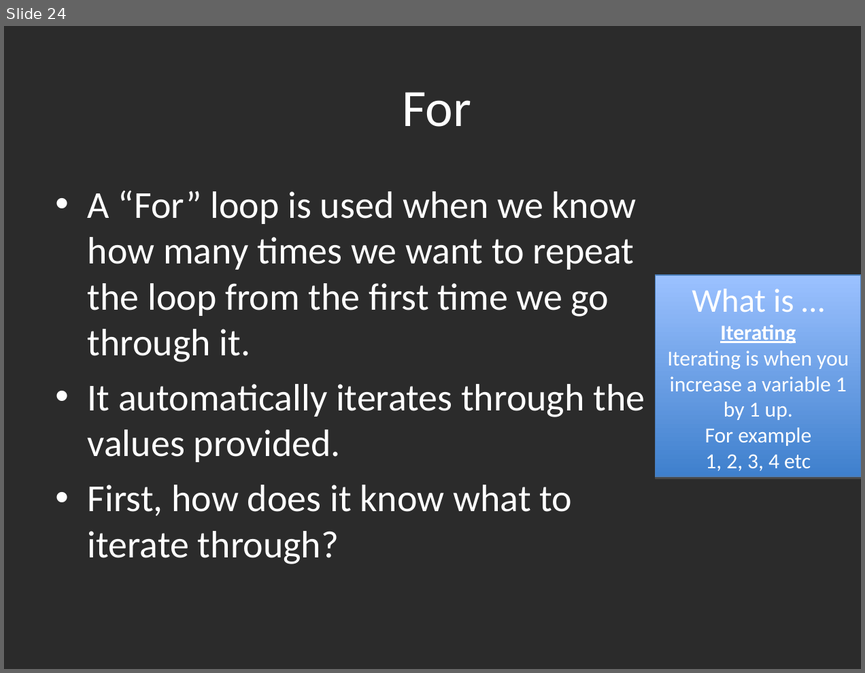
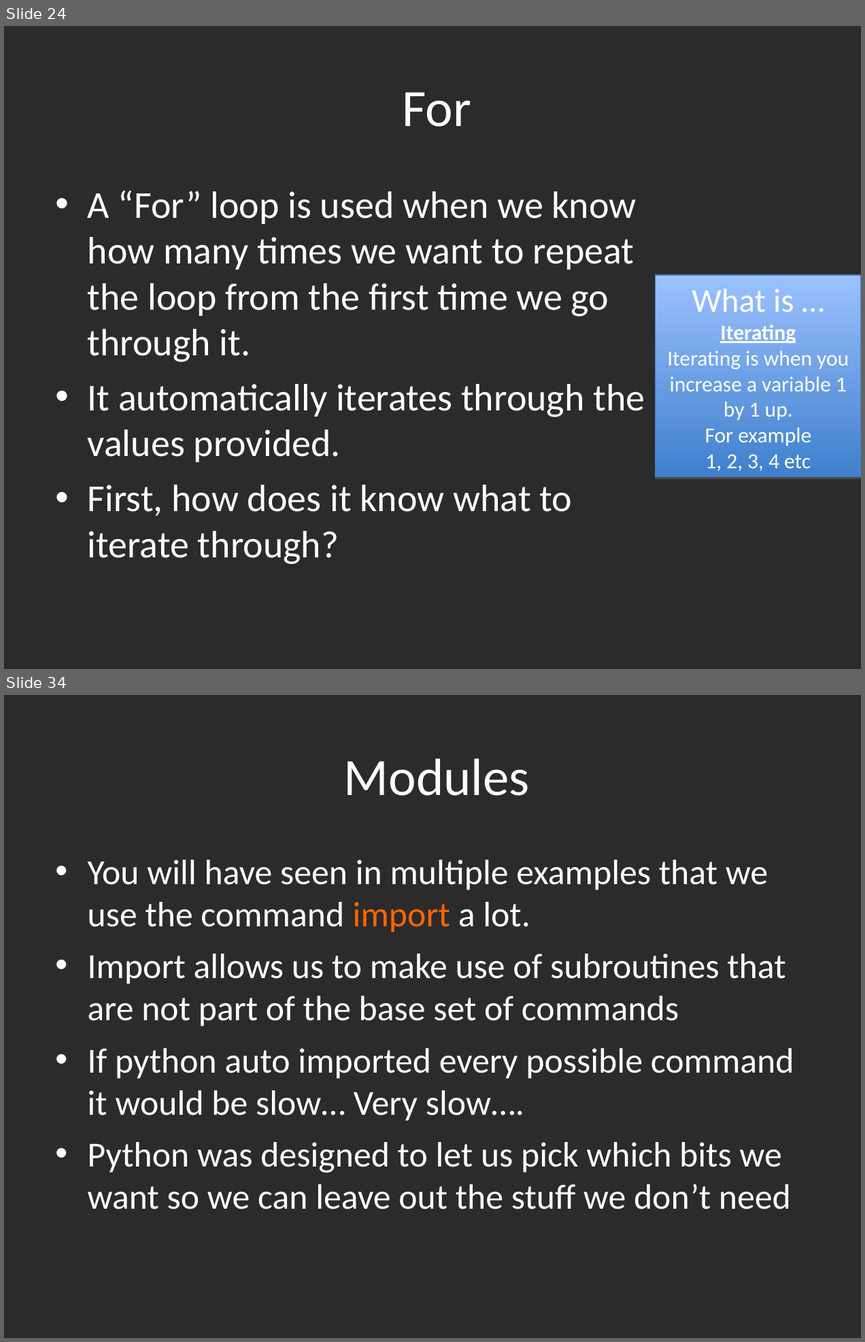
Before and after one commit to gbaman/RaspberryPi-Teaching-Materials, a slide deck: Powerpoints/Python1.ppt. Shown one above the other, each under a label of ours: slide 24 before the commit, slides 24 and 34 after it; the slides between them are not shown. The pictures are 865x673 and 865x1342 pixels, drawn with LibreOffice and Linux fonts; fonts in the diff are those of the drawing; background and template pictures are left out; a plain dark background stands for a picture behind light text. Boxes give left, top, right and bottom in pixels: in the first picture for what was removed or moved away, otherwise in the second. Text is boxed around its words. In the diff, an @@ line names an element or a change of style, - is before the commit and + after.

Commit message:
Added subroutines and libraries. These are not finished though yet

```diff
--- a/Powerpoints/Python1.ppt
+++ b/Powerpoints/Python1.ppt
@@ slide 34 added at (4, 695, 861, 1338), background picture (left out) @@
@@ title added at (344, 758, 530, 796), 44 pt, text #FFFFFF @@
+Modules
@@ text added at (88, 860, 794, 1209), 29.6 pt, text #FFFFFF @@
+• You will have seen in multiple examples that we use the command import a lot.
+• Import allows us to make use of subroutines that are not part of the base set of commands
+• If python auto imported every possible command it would be slow… Very slow….
+• Python was designed to let us pick which bits we want so we can leave out the stuff we don’t need
```
Also in this commit, not shown: 11 slides changed, 9 other slides added.
